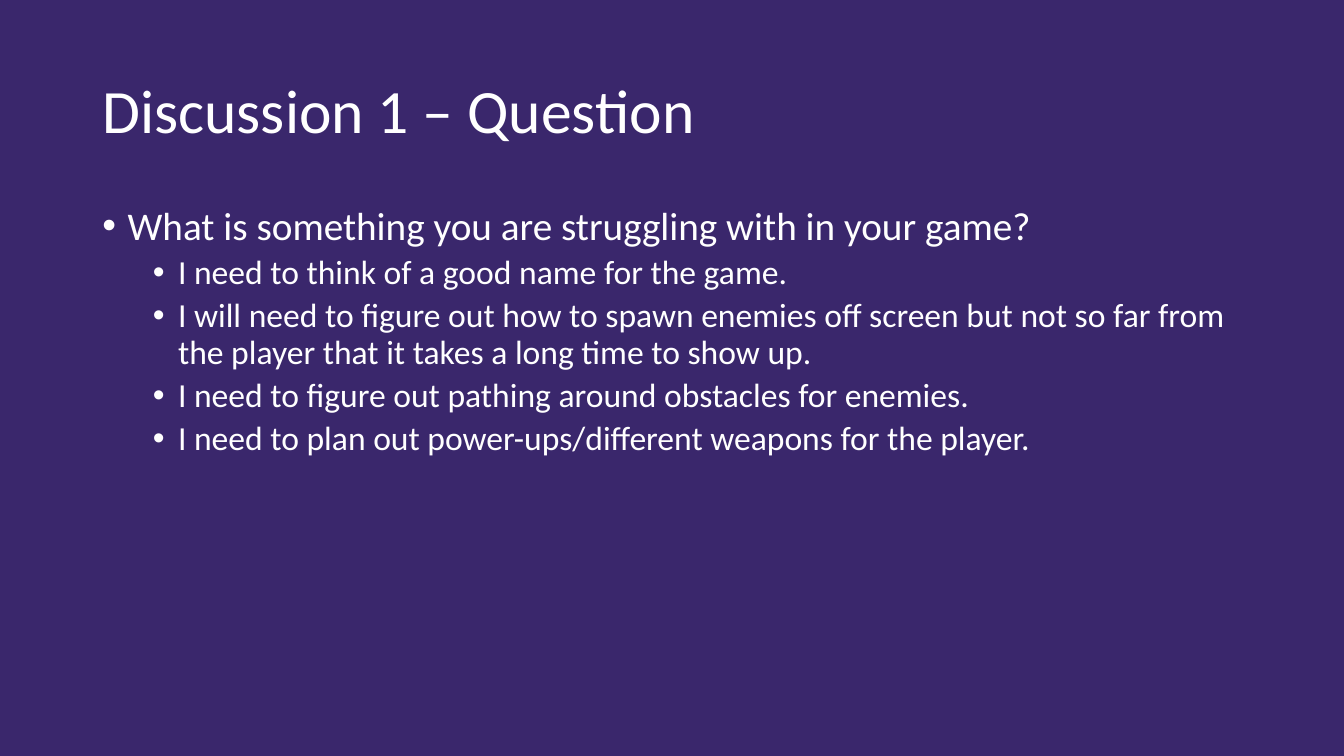
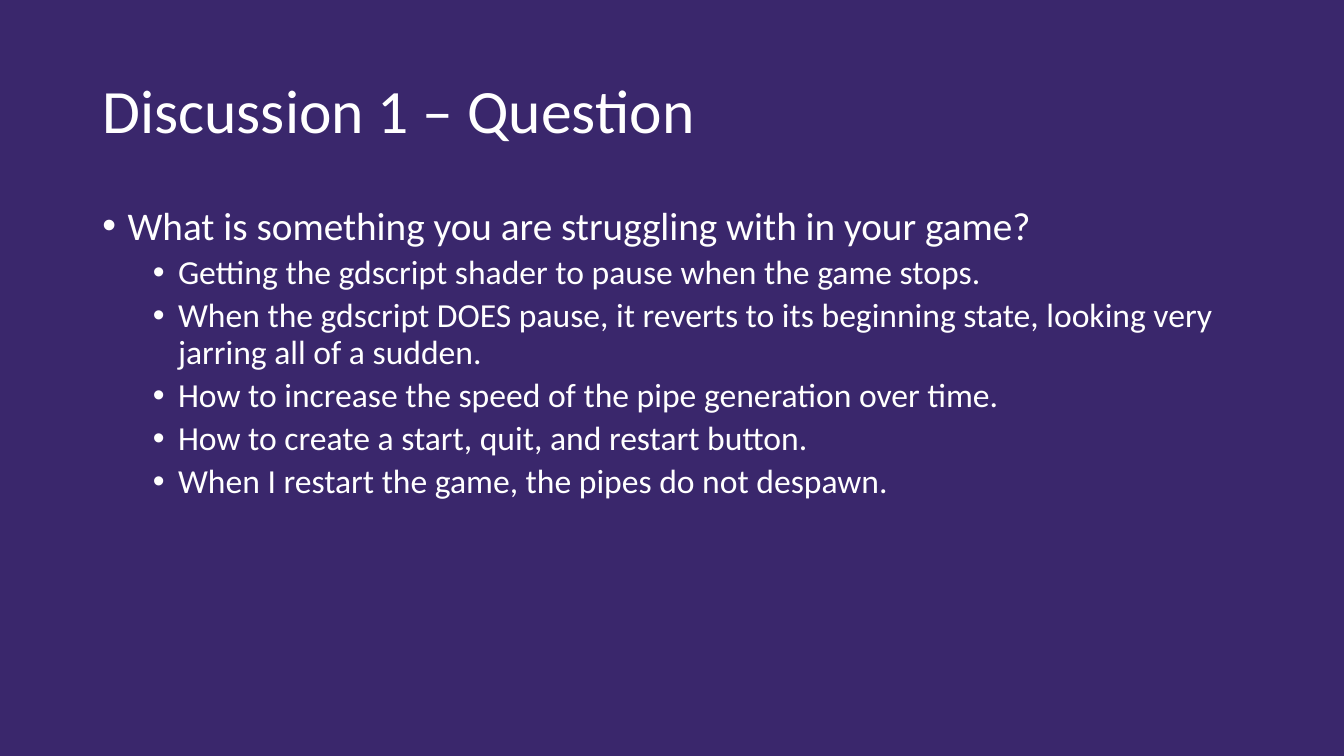
Before and after one commit to jaketerry28/CS315-Game-Programming, a slide deck: slide 4 of Project 1/Process Document.pptx. Drawn at 1344x756 pixels with LibreOffice and Linux fonts; fonts in the diff are those of the drawing. Boxes give left, top, right and bottom in pixels: in the first picture for what was removed or moved away, otherwise in the second. Text is boxed around its words. In the diff, an @@ line names an element or a change of style, - is before the commit and + after.

```diff
--- a/Project 1/Process Document.pptx
+++ b/Project 1/Process Document.pptx
@@ text at bbox=[178, 260, 1212, 499]: text changed @@
-  • I need to think of a good name for the game.
-  • I will need to figure out how to spawn enemies off screen but not so far from the player that it takes a long time to show up.
-  • I need to figure out pathing around obstacles for enemies.
-  • I need to plan out power-ups/different weapons for the player.
+  • Getting the gdscript shader to pause when the game stops.
+  • When the gdscript DOES pause, it reverts to its beginning state, looking very jarring all of a sudden.
+  • How to increase the speed of the pipe generation over time.
+  • How to create a start, quit, and restart button.
+  • When I restart the game, the pipes do not despawn.
```
Also in this commit, not shown: 13 other slides changed, 3 other files.
